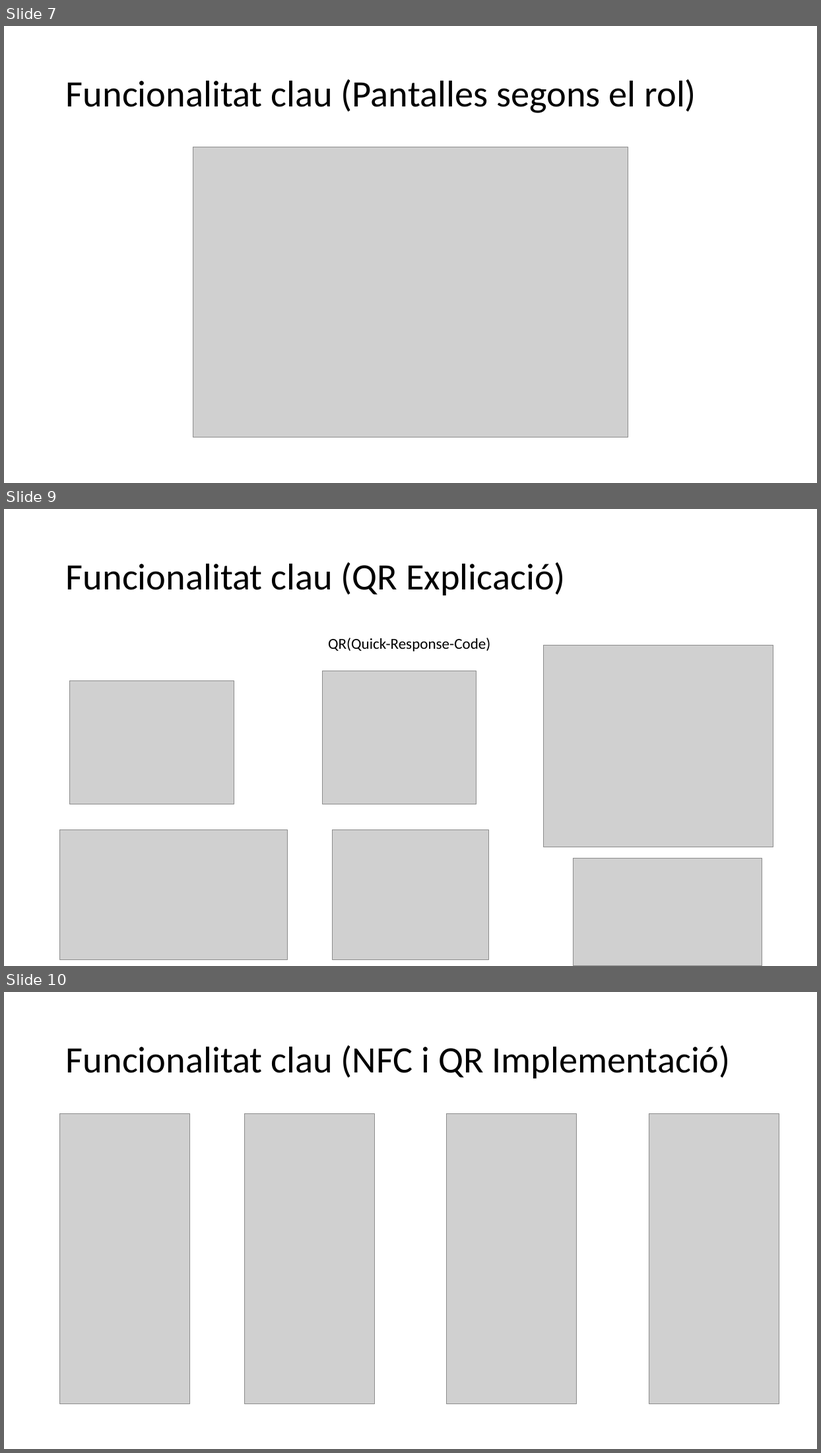
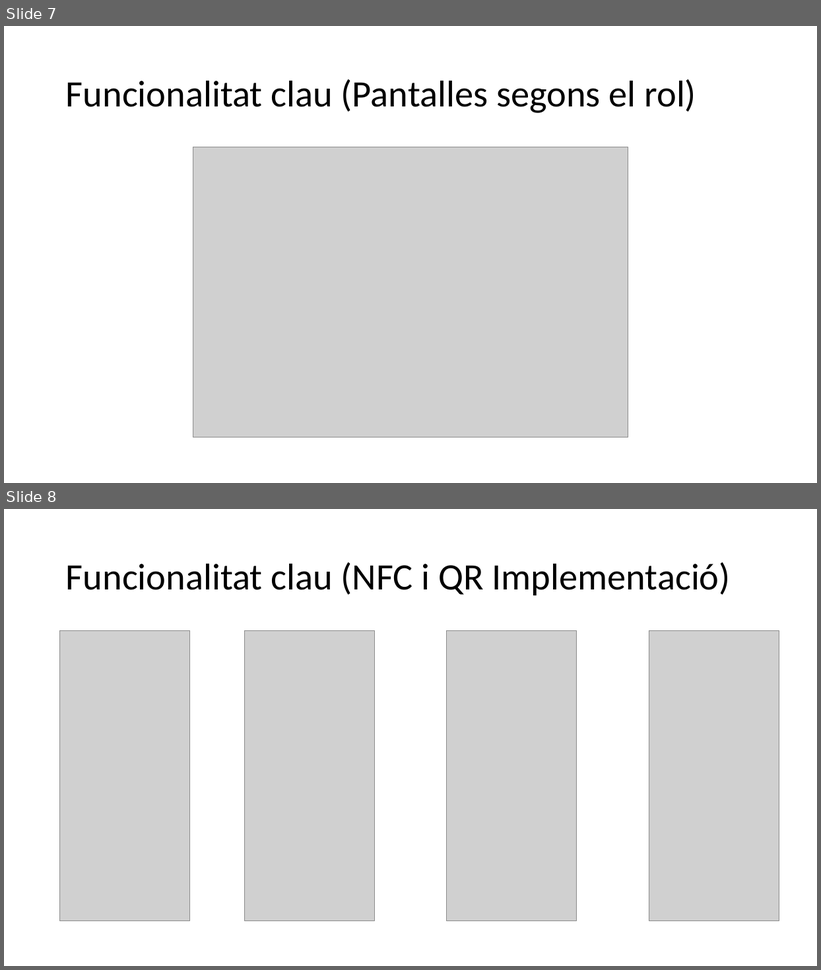
Before and after one commit to JoelFusterBosch/Projecte_Final_DAM_Gestio-_d_una_falla, a slide deck: Presentació/Gestió d’una falla.pptx. Shown one above the other, each under a label of ours: slides 7, 9 and 10 before the commit, slides 7 and 8 after it; the slides between them are not shown. The pictures are 821x1453 and 821x970 pixels, drawn with LibreOffice and Linux fonts; fonts in the diff are those of the drawing; grey boxes stand for pictures. Boxes give left, top, right and bottom in pixels: in the first picture for what was removed or moved away, otherwise in the second. Text is boxed around its words. In the diff, an @@ line names an element or a change of style, - is before the commit and + after.

```diff
--- a/Presentació/Gestió d’una falla.pptx
+++ b/Presentació/Gestió d’una falla.pptx
@@ slide 9 removed at (x1=4, y1=509, x2=817, y2=966), background #FFFFFF @@
@@ title removed at (x1=66, y1=562, x2=566, y2=595) @@
-Funcionalitat clau (QR Explicació)
@@ text removed at (x1=328, y1=638, x2=490, y2=652) @@
-QR(Quick-Response-Code)
@@ picture removed at (x1=544, y1=645, x2=773, y2=847) @@
@@ picture removed at (x1=70, y1=681, x2=234, y2=804) @@
@@ picture removed at (x1=322, y1=671, x2=476, y2=804) @@
@@ picture removed at (x1=60, y1=830, x2=288, y2=960) @@
@@ picture removed at (x1=333, y1=830, x2=489, y2=960) @@
@@ picture removed at (x1=574, y1=859, x2=762, y2=966) @@
@@ what was slide 10 is now slide 8 @@
```
Also in this commit, not shown: 2 slides changed, 1 slide added, 3 other slides removed, 27 other files.
